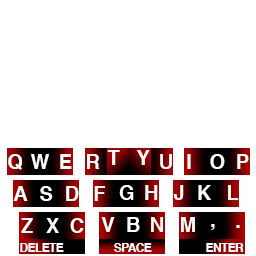
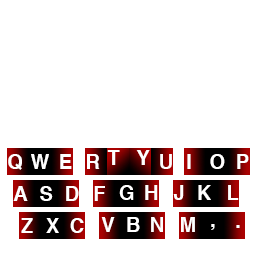
Before/after of a 256px x 256px layered artwork. What changed in the layer stack:
hid "Layer 5" over [19, 239, 85, 254]
hid "Layer 4" over [99, 239, 165, 254]
hid "Layer 6" over [179, 239, 245, 254]
